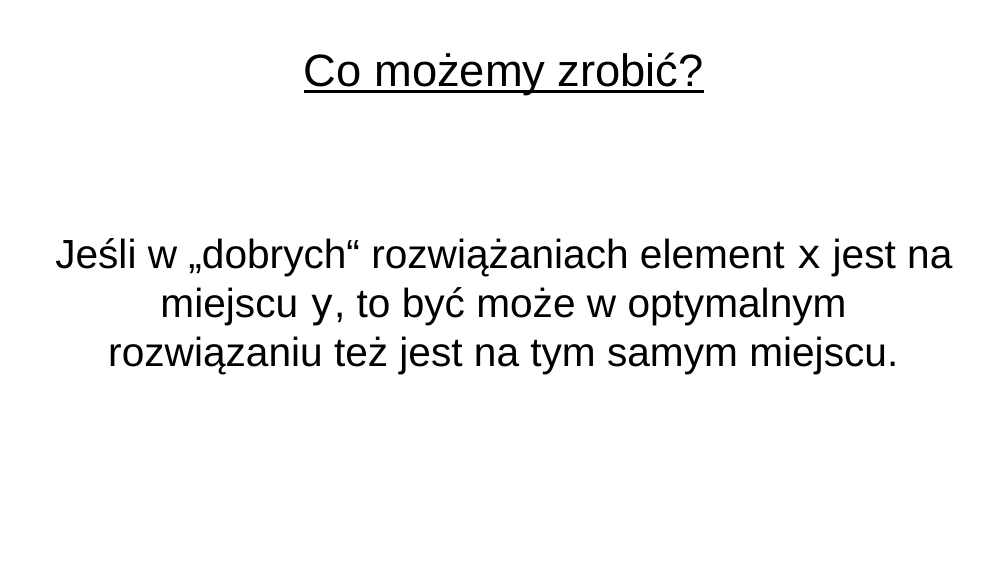
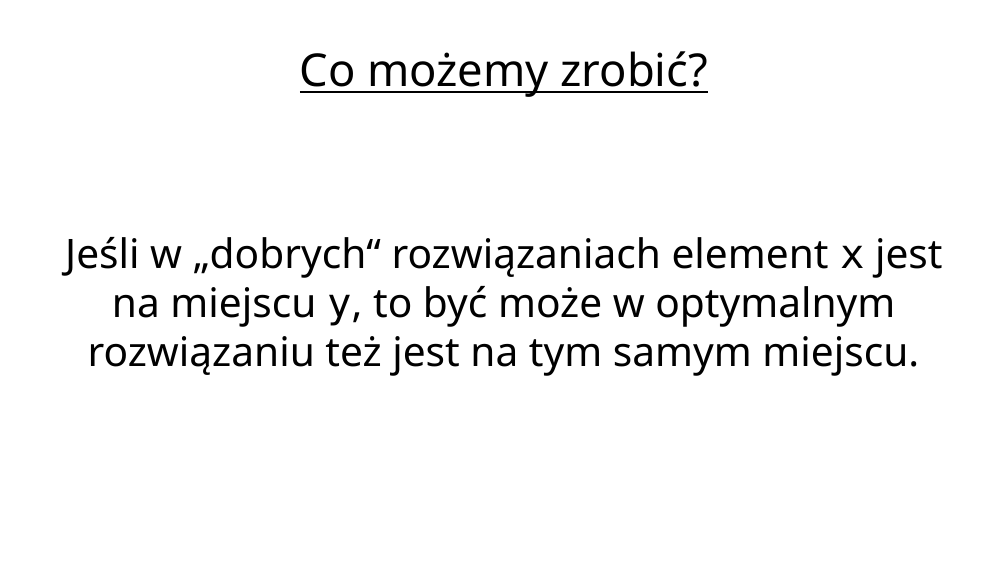
Before and after one commit to kele/metaheur_population_based, a slide deck: slide 6 of pres.odp. Drawn at 1008x567 pixels with LibreOffice and Linux fonts; fonts in the diff are those of the drawing; background and template pictures are left out. Boxes give left, top, right and bottom in pixels: in the first picture for what was removed or moved away, otherwise in the second. Text is boxed around its words. In the diff, an @@ line names an element or a change of style, - is before the commit and + after.

```diff
--- a/pres.odp
+++ b/pres.odp
@@ title "Co możemy zrobić?" at (300, 51, 708, 97): font Arial to Noto Sans @@
@@ subtitle at (65, 237, 943, 376): text changed; font Arial to Noto Sans @@
-Jeśli w „dobrych“ rozwiążaniach element x jest na miejscu y, to być może w optymalnym rozwiązaniu też jest na tym samym miejscu.
+Jeśli w „dobrych“ rozwiązaniach element x jest na miejscu y, to być może w optymalnym rozwiązaniu też jest na tym samym miejscu.
```
Also in this commit, not shown: 8 other slides changed, 11 slides added, 2 other files.
